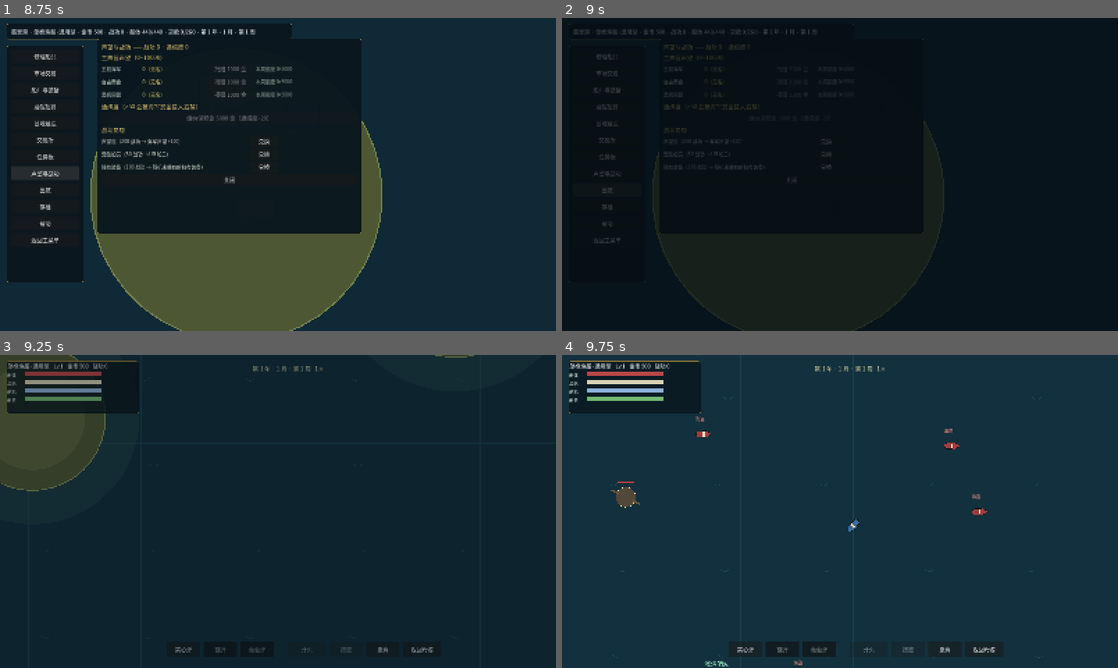
Above: before the commit, frames 1-4 (two rows, left to right).
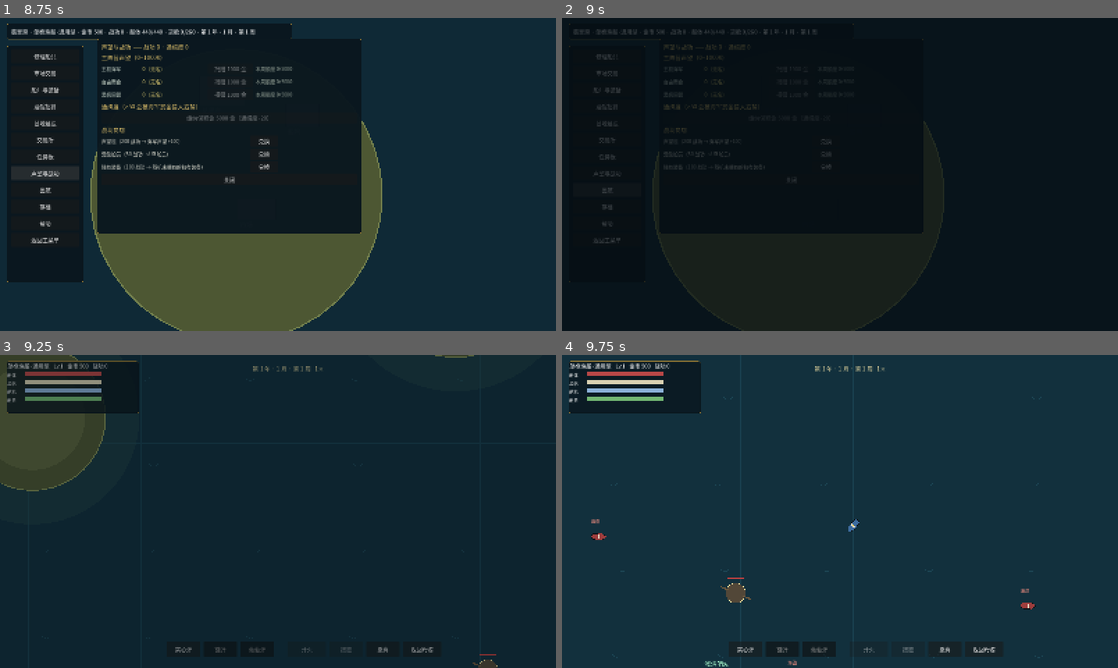
Above: after the commit, the same moments.

Repository: lucifermbbgh/OceanHero
Game: Godot game, scene res://scenes/main.tscn
The game is run twice, just before and just after one commit, with the same random seed, the same clock (stepped at 60 frames per second) and the same inputs.
Inputs (mouse positions are in pixels of both pictures, inside the frame that each line leads up to):
- Up to frame 1 (8.75 s): tap Enter at 0.5 s; move the mouse to (400, 158) at 0.52 s; hold D (steer_right) 0.53-1.25 s; tap B at 0.6 s; click (400, 158) at 0.67 s; tap Space at 0.77 s; click "新游戏" at 1.25 s; drag from (166, 190) to (250, 237) at 2.02 s; click "修理船只" at 2.75 s; click "市场交易" at 3.5 s; click "船厂与装备" at 4.25 s; click "酒馆招募" at 5 s; click "基地建设" at 5.75 s; click "交易所" at 6.5 s; click "任务板" at 7.25 s; click "声望与战功" at 8 s
- Up to frame 2 (9 s): click "出航" at 8.75 s
- Up to frame 3 (9.25 s): no input
- Up to frame 4 (9.75 s): move the mouse to (895, 442) at 9.52 s; hold D (steer_right) from 9.53 s (still down); tap E at 9.6 s

Frames 1-2 are identical in both runs. In frame 3, less than 0.1% of the frame differs, in the area x 85-90%, y 95-100%; in frame 4, 0.8%, in the area x 5-86%, y 19-100%.
Error before the commit: Invalid call. Nonexistent function 'randf_range' in base 'Node (rng_service.gd)'. (res://scripts/ship/sea_ship.gd:167)

Commit message:
feat: 阵营生态 AI + 修复海怪触手绕圈
- 敌对关系：海军↔海盗、海盗↔商船/玩家，商船只逃不打
- 战力判断：combat_power 优势 1.25 倍才主动追击，否则只被动还击
- 海怪 3 图以上无差别攻击，不看战力
- 1~2 图谁都不主动；3 图以上全面开启生态
- 战利品只归玩家击杀，NPC 互殴不产出（防捡漏刷钱）
- 同屏单位上限 28，防止越打越多
- 修复：海怪触手原为线性累加会绕圈，改为 sin 摆动
- 新增 17 项生态测试

Diff:
--- a/scripts/core/rng_service.gd
+++ b/scripts/core/rng_service.gd
@@ -14,6 +14,9 @@
 func randf() -> float:
 	return _rng.randf()
 
+func randf_range(from: float, to: float) -> float:
+	return _rng.randf_range(from, to)
+
 func randi_range(a: int, b: int) -> int:
 	return _rng.randi_range(a, b)
 
--- a/scripts/sea/sea_scene.gd
+++ b/scripts/sea/sea_scene.gd
@@ -35,7 +35,18 @@
 var port_ui: CanvasLayer
 var port_panel: PanelContainer
 var port_list: VBoxContainer
+## 同屏单位上限（超过就不再刷新，避免越打越多）
+const MAX_UNITS := 28
+## 阵营敌对关系
+const FACTION_ENEMIES := {
+	"navy": ["pirate"],
+	"pirate": ["navy", "merchant", "player"],
+	"merchant": [],
+}
+const AI_TICK := 0.6
+
 var hunter_timer := 45.0
+var ai_timer := 0.0
 var salvages: Array = []
 var escort_ship = null
 var boarded := false
@@ -85,6 +96,12 @@
 	for i in range(monsters):
 		_spawn_monster()
 	# Boss：同图各一只，已击败则不再刷新
+	# 3 图以上加入生态：海军巡逻 + 中立商船
+	if map_def != null and bool(map_def.hostile):
+		_spawn_navy_patrol()
+		_spawn_navy_patrol()
+		_spawn_merchant()
+		_spawn_merchant()
 	if map_def != null:
 		var pb: StringName = map_def.pirate_boss
 		if String(pb) != "" and not GameState.is_boss_defeated(pb):
@@ -561,6 +578,8 @@
 	return pow(2.4, float(map_index - 1))
 
 func _spawn_pirate() -> void:
+	if enemies.size() >= MAX_UNITS:
+		return
 	var cap := int(map_def.pirates) if map_def != null else 4
 	if _count_kind("pirate") >= cap:
 		return
@@ -574,6 +593,8 @@
 	enemies.append(e)
 
 func _spawn_monster() -> void:
+	if enemies.size() >= MAX_UNITS:
+		return
 	var cap := int(map_def.monsters) if map_def != null else 2
 	if _count_kind("monster") >= cap:
 		return
@@ -584,6 +605,34 @@
 	m.died.connect(_on_enemy_died)
 	add_child(m)
 	enemies.append(m)
+
+## 海军巡逻队：不主动找玩家，只打海盗
+func _spawn_navy_patrol() -> void:
+	if enemies.size() >= MAX_UNITS or _count_faction("navy") >= 2:
+		return
+	var e = ShipScene.instantiate()
+	e.setup_enemy(DataRegistry.get_enemy(&"navy_patrol"), _map_scale())
+	e.loot_mult = _loot_mult()
+	e.position = _random_spawn_pos()
+	e.died.connect(_on_enemy_died)
+	e.disengaged.connect(_on_enemy_disengaged)
+	add_child(e)
+	enemies.append(e)
+
+## 中立商船：被海盗追，不还手
+func _spawn_merchant() -> void:
+	if enemies.size() >= MAX_UNITS or _count_faction("merchant") >= 2:
+		return
+	var e = ShipScene.instantiate()
+	e.setup_enemy(DataRegistry.get_enemy(&"pirate_scout"), _map_scale() * 0.8)
+	e.faction = "merchant"
+	e.display_name = "中立商船"
+	e.loot_mult = _loot_mult()
+	e.position = _random_spawn_pos()
+	e.died.connect(_on_enemy_died)
+	e.disengaged.connect(_on_enemy_disengaged)
+	add_child(e)
+	enemies.append(e)
 
 func _count_kind(kind: String) -> int:
 	var n := 0
@@ -666,6 +715,7 @@
 	_update_boarding(delta)
 	_update_bounty_hunters(delta)
 	_update_escort()
+	_faction_ai(delta)
 	_refresh_quest_hud()
 	if camera != null and player != null and is_instance_valid(player):
 		camera.position = player.position
@@ -885,6 +935,73 @@
 	var dist := int(player.global_position.distance_to(escort_ship.global_position))
 	return "　⚑ %d%% · %dm" % [pct, dist]
 
+# ---------------- 阵营生态 ----------------
+
+func _is_hostile(a: String, b: String) -> bool:
+	if a == b:
+		return false
+	return (FACTION_ENEMIES.get(a, []) as Array).has(b)
+
+## 战力判断：打得过才主动追击，打不过只被动还击
+func _will_attack(attacker, victim) -> bool:
+	if not attacker.has_method("combat_power") or not victim.has_method("combat_power"):
+		return true
+	return float(attacker.combat_power()) > float(victim.combat_power()) * 1.25
+
+func _all_units() -> Array:
+	var out: Array = []
+	if player != null and is_instance_valid(player) and player.alive:
+		out.append(player)
+	for e in enemies:
+		if is_instance_valid(e) and e.get("alive"):
+			out.append(e)
+	return out
+
+func _faction_ai(delta: float) -> void:
+	ai_timer -= delta
+	if ai_timer > 0.0:
+		return
+	ai_timer = AI_TICK
+	var hostile_map: bool = map_def != null and bool(map_def.hostile)
+	var units := _all_units()
+
+	for e in units:
+		if e == player:
+			continue
+		var is_mon: bool = e.has_method("alive_limbs")
+		# 1~2 图：谁都不主动
+		if not hostile_map:
+			continue
+		# 海怪：3 图以上无差别攻击（不看战力）
+		if is_mon:
+			if e.get("target") == null and player != null and is_instance_valid(player):
+				e.set("target", player)
+			continue
+		# 已有有效目标就跳过
+		var cur = e.get("target")
+		if cur != null and is_instance_valid(cur) and cur.get("alive"):
+			continue
+		var fac := String(e.get("faction"))
+		# 商船只逃不打
+		if fac == "merchant":
+			continue
+		var best = null
+		var best_d := 1500.0
+		for o in units:
+			if o == e:
+				continue
+			if not _is_hostile(fac, String(o.get("faction"))):
+				continue
+			var d: float = e.global_position.distance_to(o.global_position)
+			if d < best_d:
+				best_d = d
+				best = o
+		if best == null:
+			continue
+		if _will_attack(e, best):
+			e.set("target", best)
+			e.set("engaged", true)
+
 func _lock_target(enemy) -> void:
 	player.target = enemy
 	player.engaged = true
@@ -954,6 +1071,7 @@
 	var target_power: float = boarding_target.crew_hp * 0.15 + 3.0
 	# 被打破的船士气崩溃：船体 ≤10% 时守方战力 -30%
 	target_power *= 0.7
+	boarding_target.last_attacker = player
 	boarding_target.take_crew_damage(player_power)
 	if not boarding_target.alive:
 		boarded = false
@@ -963,8 +1081,13 @@
 # ---------------- 死亡与结算 ----------------
 
 func _on_enemy_died(ship, info: Dictionary) -> void:
-	var result := LootSystem.apply(player, ship, info)
-	hud.ticker(LootSystem.describe(result))
+	# 只有玩家打死的才给战利品；NPC 互殴不产出（避免捡漏刷钱）
+	var by_player: bool = ship.get("last_attacker") == player
+	if by_player:
+		var result := LootSystem.apply(player, ship, info)
+		hud.ticker(LootSystem.describe(result))
+	else:
+		hud.ticker("%s 被击沉" % String(ship.get("display_name")))
 	var eid_raw: Variant = ship.get("enemy_id")
 	var eid := StringName(eid_raw) if eid_raw != null else &""
 	if String(eid) != "":
--- a/scripts/ship/sea_monster.gd
+++ b/scripts/ship/sea_monster.gd
@@ -31,6 +31,7 @@
 var is_boss := false
 var boss_phase := 1
 var base_attack_ref := 0.0
+var last_attacker = null
 
 var _sway := 0.0
 var external_push := Vector2.ZERO
@@ -65,6 +66,10 @@
 	loot_amount = int(edef.loot_amount)
 	gear_drop_chance = float(edef.gear_drop_chance)
 	queue_redraw()
+
+## 海怪战力：躯体 × 单位时间输出
+func combat_power() -> float:
+	return body_hp * 0.6 + attack_damage / maxf(0.2, attack_interval) * 26.0
 
 func body_pct() -> float:
 	return clampf(body_hp / maxf(1.0, body_max), 0.0, 1.0)
@@ -109,6 +114,7 @@
 		"hit": 1.0, "raw": dmg,
 		"hull": dmg, "sail": dmg * 0.15, "rudder": dmg * 0.1, "crew": dmg * 0.25 * float(alive_limbs()) * 0.5,
 	}
+	target.last_attacker = self
 	target.take_damage(res)
 
 func take_damage(res: Dictionary) -> void:
@@ -146,7 +152,8 @@
 	draw_arc(Vector2.ZERO, 44.0, 0, TAU, 24, Color(0.9, 0.85, 0.6), 2.0)
 	# 肢体
 	for i in range(limb_hp.size()):
-		var ang := TAU * float(i) / float(maxi(1, limb_hp.size())) + _sway * 0.7
+		# 来回摆动（sin），不是线性旋转——否则看起来整只怪在打转
+		var ang := TAU * float(i) / float(maxi(1, limb_hp.size())) + sin(_sway * 1.6 + float(i)) * 0.45
 		var dir := Vector2.RIGHT.rotated(ang)
 		var alive_l: bool = float(limb_hp[i]) > 0.0
 		var c: Color = Color(0.42, 0.34, 0.24) if alive_l else Color(0.2, 0.18, 0.15)
--- a/scripts/ship/sea_ship.gd
+++ b/scripts/ship/sea_ship.gd
@@ -49,6 +49,7 @@
 var _last_target = null
 var wander_heading := 0.0
 var wander_timer := 0.0
+var last_attacker = null
 var heading := 0.0
 var nav_target = null
 var nav_queue: Array = []
@@ -169,6 +170,11 @@
 
 # ---------------- 状态查询 ----------------
 
+## 粗略战力：船体 × 单位时间输出。只用于 NPC 的"打不打得过"判断
+func combat_power() -> float:
+	var dps := float(maxi(1, guns_per_side)) * cannon_damage / maxf(0.2, cannon_reload)
+	return hull_hp * 0.6 + dps * 26.0
+
 func sail_pct() -> float:
 	return clampf(sail_hp / maxf(1.0, sail_max), 0.0, 1.0)
 
@@ -257,6 +263,11 @@
 	return clampf(diff * 2.0, -1.0, 1.0)
 
 func _ai_steer(delta: float) -> float:
+	if faction == "merchant" and target != null and is_instance_valid(target):
+		# 商船逃向远离威胁的方向
+		var away: Vector2 = global_position - target.global_position
+		throttle = 1.0
+		return _turn_toward(away.angle())
 	if target != null and is_instance_valid(target):
 		var dist: float = global_position.distance_to(target.global_position)
 		if dist > cannon_range * 0.75:
@@ -303,6 +314,9 @@
 	# 玩家不自动开火，必须由 UI 触发 try_fire()
 	if is_player:
 		return
+	# 商船只逃不打
+	if faction == "merchant":
+		return
 	if reload_timer > 0.0:
 		return
 	if not can_target(target):
@@ -363,6 +377,7 @@
 	# 链弹打的是帆索，海怪没有帆 → 完全无效
 	var is_monster: bool = enemy.has_method("alive_limbs")
 	if not (is_monster and ammo_id == &"chain"):
+		enemy.last_attacker = self
 		enemy.take_damage(res)
 	reload_timer = CombatResolver.reload_time(cannon_reload, crew_pct(), crew_reload_bonus)
 
--- a/tests/integration/run.gd
+++ b/tests/integration/run.gd
@@ -15,6 +15,7 @@
 	await _test_buildings()
 	await _test_exchange()
 	await _test_cross_port()
+	await _test_ecology()
 	await _test_quest_nav()
 	await _test_engage_rules()
 	await _test_maps()
@@ -482,6 +483,70 @@
 	s.queue_free()
 	await _frames(2)
 
+# ---------------- 阵营生态 ----------------
+func _test_ecology() -> void:
+	print("\n[阵营生态]")
+	GameState.reset_new_game()
+	GameState.current_map = 1
+	var s = load("res://scenes/sea/sea_scene.tscn").instantiate()
+	add_child(s)
+	await _frames(3)
+
+	# 敌对关系
+	_ok(s._is_hostile("pirate", "merchant"), "海盗敌视商船")
+	_ok(s._is_hostile("pirate", "navy"), "海盗敌视海军")
+	_ok(s._is_hostile("navy", "pirate"), "海军敌视海盗")
+	_ok(not s._is_hostile("navy", "merchant"), "海军不敌视商船")
+	_ok(not s._is_hostile("merchant", "merchant"), "商船之间不敌对")
+	_ok(s._is_hostile("pirate", "player"), "海盗敌视玩家")
+
+	# 1~2 图：没有任何单位主动锁定玩家
+	_ok(not bool(s.map_def.hostile), "图 1 非敌对海域")
+	var aggro_count := 0
+	for e in s.enemies:
+		if e.get("target") == s.player:
+			aggro_count += 1
+	_ok(aggro_count == 0, "低级图没有单位主动锁定玩家", "count=%d" % aggro_count)
+
+	# 战力判断：弱海盗不会主动打强海军
+	var weak = load("res://scenes/ship/sea_ship.tscn").instantiate()
+	weak.setup_enemy(DataRegistry.get_enemy(&"pirate_scout"), 0.5)
+	s.add_child(weak)
+	var strong = load("res://scenes/ship/sea_ship.tscn").instantiate()
+	strong.setup_enemy(DataRegistry.get_enemy(&"navy_patrol"), 4.0)
+	s.add_child(strong)
+	_ok(float(strong.combat_power()) > float(weak.combat_power()), "海军战力高于海盗")
+	_ok(not s._will_attack(weak, strong), "弱方不会主动追击强方")
+	_ok(s._will_attack(strong, weak), "强方会主动追击弱方")
+	s.queue_free()
+	await _frames(2)
+
+	# 3 图：生态单位齐备，海怪无差别主动
+	GameState.current_map = 3
+	var s3 = load("res://scenes/sea/sea_scene.tscn").instantiate()
+	add_child(s3)
+	await _frames(6)
+	_ok(bool(s3.map_def.hostile), "图 3 为敌对海域")
+	_ok(s3._count_faction("navy") >= 1, "图 3 有海军巡逻", "count=%d" % s3._count_faction("navy"))
+	_ok(s3._count_faction("merchant") >= 1, "图 3 有中立商船", "count=%d" % s3._count_faction("merchant"))
+	_ok(s3.enemies.size() <= s3.MAX_UNITS, "同屏单位不超过上限", "count=%d" % s3.enemies.size())
+
+	# NPC 互殴不给玩家战利品
+	GameState.add_gold(0)
+	var merchant = null
+	for e in s3.enemies:
+		if String(e.get("faction")) == "merchant":
+			merchant = e
+			break
+	if merchant != null:
+		var gold_before := GameState.gold
+		merchant.last_attacker = null
+		merchant.take_damage({"hull": 999999.0, "sail": 0.0, "rudder": 0.0, "crew": 0.0})
+		await _frames(4)
+		_ok(GameState.gold == gold_before, "NPC 击杀不给玩家金币", "gold=%d" % GameState.gold)
+	s3.queue_free()
+	await _frames(2)
+
 # ---------------- 任务导航 ----------------
 func _test_quest_nav() -> void:
 	print("\n[任务导航]")
@@ -1096,6 +1161,7 @@
 		s.queue_free()
 		return
 	e.commendation_reward = 5
+	e.last_attacker = s.player
 	e.take_damage({"hull": 999999.0, "sail": 0.0, "rudder": 0.0, "crew": 0.0})
 	await _frames(3)
 	_ok(GameState.commendation == 5, "击沉带战功奖励的敌人后战功 +5", "comm=%d" % GameState.commendation)
Binary file added: docs/screenshots/27-ecology.png
Not shown, changed: docs/02-systems-design.md
Not shown, changed: docs/06-design-changelog.md
Not shown, changed: docs/09-playtest-record.md
